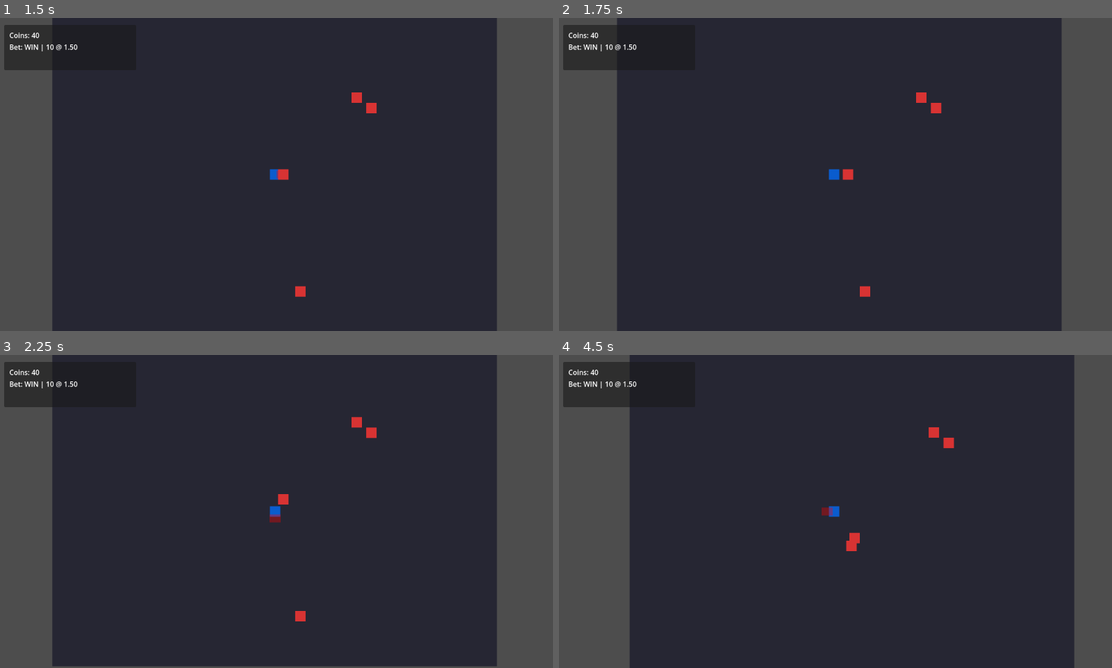
Above: before the commit, frames 1-4 (two rows, left to right).
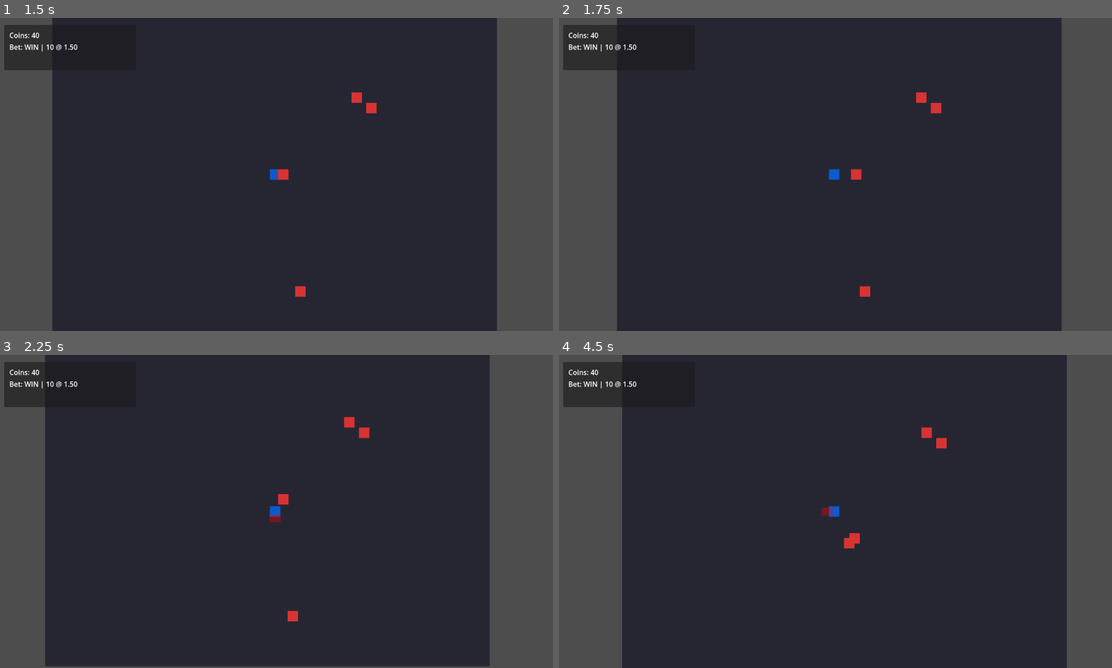
Above: after the commit, the same moments.

Repository: Faratas410/Gallicus-2.0
Game: Godot game, scene res://scenes/Main.tscn
The game is run twice, just before and just after one commit, with the same random seed, the same clock (stepped at 60 frames per second) and the same inputs.
Inputs:
- Up to frame 1 (1.5 s): click "WIN x1.5" at 0.5 s; tap Enter at 1.25 s; hold D (move_right) from 1.28 s (still down); tap K (attack_heavy) at 1.35 s
- Up to frame 2 (1.75 s): keep holding D (move_right)
- Up to frame 3 (2.25 s): release D (move_right) at 2.03 s; hold S (move_down) from 2.03 s (still down); tap J (attack_light) at 2.1 s
- Up to frame 4 (4.5 s): release S (move_down) at 2.78 s; hold D (move_right) 2.78-3.53 s; hold L (block) 2.78-3.53 s; tap Space (dodge) at 3.5, 3.6 s; hold W (move_up) 3.53-4.28 s; hold A (move_left) from 4.28 s (still down); tap K (attack_heavy) at 4.35 s

Frame 1 is identical in both runs. In frame 2, 0.1% of the frame differs, in the area x 51-55%, y 48-52%; in frame 3, 2.6%; in frame 4, 2.8%, in the area x 11-94%, y 0-100%.
Error before the commit: Invalid call to function 'take_damage' in base 'CharacterBody2D (enemy_basic.gd)'. Expected 1 argument(s). (res://scripts/entities/player.gd:256)

Commit message:
Add enemy knockback source handling

Diff:
--- a/scripts/entities/enemy_basic.gd
+++ b/scripts/entities/enemy_basic.gd
@@ -14,6 +14,8 @@
 var _is_attacking: bool = false
 var _base_modulate := Color.WHITE
 var _flash_tween: Tween
+var _knockback_velocity := Vector2.ZERO
+var _knockback_timer := 0.0
 
 @onready var hitbox: Area2D = $Hitbox
 @onready var hitbox_shape: CollisionShape2D = $Hitbox/CollisionShape2D
@@ -32,6 +34,11 @@
 	_base_modulate = sprite.modulate
 
 func _physics_process(_delta: float) -> void:
+	if _knockback_timer > 0.0:
+		velocity = _knockback_velocity
+		_knockback_timer = max(_knockback_timer - _delta, 0.0)
+		move_and_slide()
+		return
 	if _is_attacking:
 		velocity = Vector2.ZERO
 		move_and_slide()
@@ -63,8 +70,12 @@
 func set_target(target: Node2D) -> void:
 	_target = target
 
-func take_damage(amount: int) -> void:
+func take_damage(amount: int, from: Vector2 = Vector2.ZERO) -> void:
 	hp = max(hp - amount, 0)
+	if from != Vector2.ZERO:
+		var dir := (global_position - from).normalized()
+		_knockback_velocity = dir * 140.0
+		_knockback_timer = 0.12
 	_flash_visual()
 	if hp <= 0:
 		died.emit()
